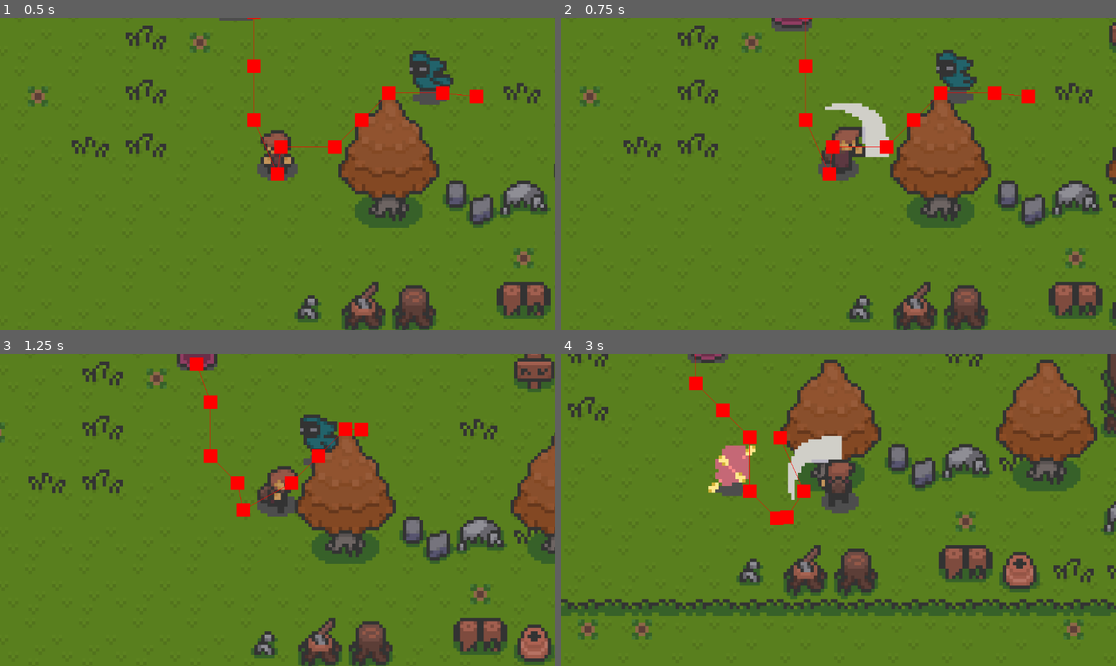
Above: before the commit, frames 1-4 (two rows, left to right).
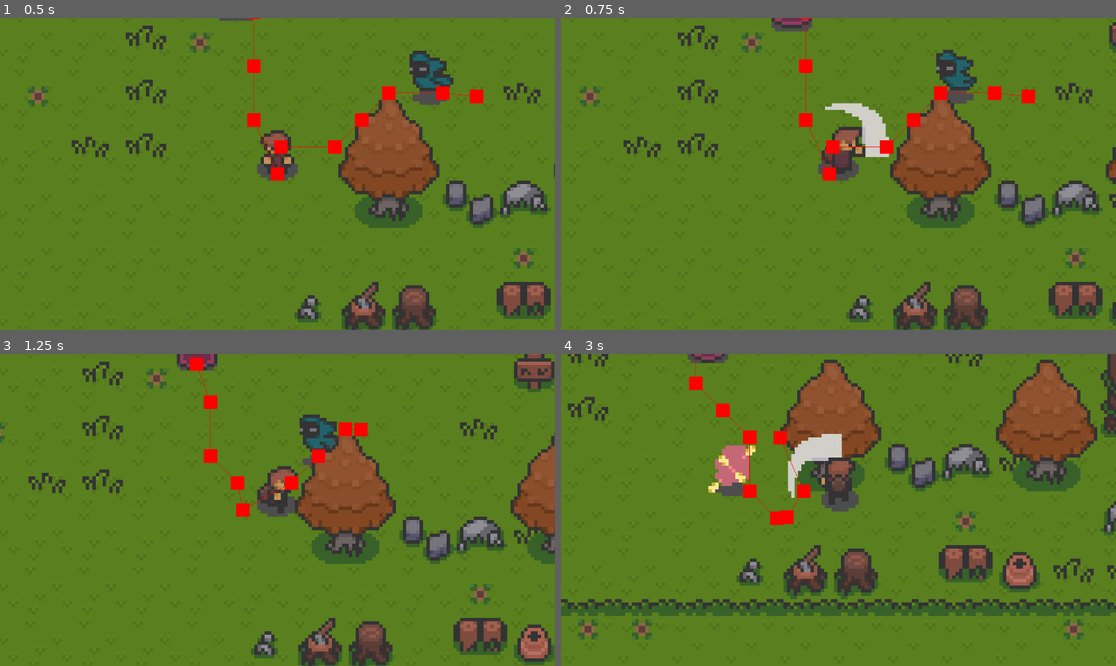
Above: after the commit, the same moments.

Repository: lilmax6969/small-seed_island-gd
Game: Godot game, scene res://scenes/test.tscn
Same seed, same stepped clock (60 frames per second), same inputs: the game is played once before the commit and once after it. After the commit the project has no main scene; this scene is started directly in both runs.
Inputs:
- Up to frame 1 (0.5 s): no input
- Up to frame 2 (0.75 s): hold Right (right) from 0.53 s (still down); tap Space (attack) at 0.6 s
- Up to frame 3 (1.25 s): keep holding Right (right)
- Up to frame 4 (3 s): release Right (right) at 1.28 s; hold Down (down) 1.28-2.03 s; tap Space (attack) at 1.35, 2.1, 2.85 s; hold Right (right) 2.03-2.78 s; hold Up (up) from 2.78 s (still down)

Frame 1 is identical in both runs. In frame 2, less than 0.1% of the frame differs, in the area x 43-49%, y 0-48%; in frame 3, 0.1%; in frame 4, 0.4%, in the area x 40-54%, y 25-52%.

Commit message:
Merge successfully

Diff:
--- a/project.godot
+++ b/project.godot
@@ -10,10 +10,7 @@
 
 [application]
 
-config/name="small-seed_island-gd"
-run/main_scene="res://scenes/test.tscn"
-config/features=PackedStringArray("4.3", "Forward Plus")
-config/icon="res://assets/icon.svg"
+config/features=PackedStringArray("4.3")
 
 [autoload]
 
@@ -21,42 +18,37 @@
 
 [input]
 
-up={
+attack={
 "deadzone": 0.5,
-"events": [Object(InputEventKey,"resource_local_to_scene":fa …(140 unchanged characters)… d":false,"keycode":0,"physical_keycode":87,"key_label":0,"unicode":119,"location":0,"echo":false,"script":null)
-, Object(InputEventKey,"resource_local_to_scene":false,"resource_name":"","device":-1,"window_id":0,"alt_pressed":false,"shift_pressed":false,"ctrl_pressed":false,"meta_pressed":false,"pressed":false,"keycode":0,"physical_keycode":4194320,"key_label":0,"unicode":0,"location":0,"echo":false,"script":null)
+"events": [Object(InputEventKey,"resource_local_to_scene":fa …(140 unchanged characters)… d":false,"keycode":0,"physical_keycode":32,"key_label":0,"unicode":32,"location":0,"echo":false,"script":null)
+, Object(InputEventMouseButton,"resource_local_to_scene":false,"resource_name":"","device":-1,"window_id":0,"alt_pressed":false,"shift_pressed":false,"ctrl_pressed":false,"meta_pressed":false,"button_mask":0,"position":Vector2(0, 0),"global_position":Vector2(0, 0),"factor":1.0,"button_index":1,"canceled":false,"pressed":false,"double_click":false,"script":null)
+]
+}
+left={
+"deadzone": 0.5,
+"events": [Object(InputEventKey,"resource_local_to_scene":false,"resource_name":"","device":-1,"window_id":0,"alt_pressed":false,"shift_pressed":false,"ctrl_pressed":false,"meta_pressed":false,"pressed":false,"keycode":0,"physical_keycode":4194319,"key_label":0,"unicode":0,"location":0,"echo":false,"script":null)
+, Object(InputEventKey,"resource_local_to_scene":false,"resource_name":"","device":-1,"window_id":0,"alt_pressed":false,"shift_pressed":false,"ctrl_pressed":false,"meta_pressed":false,"pressed":false,"keycode":0,"physical_keycode":65,"key_label":0,"unicode":97,"location":0,"echo":false,"script":null)
+]
+}
+right={
+"deadzone": 0.5,
+"events": [Object(InputEventKey,"resource_local_to_scene":false,"resource_name":"","device":-1,"window_id":0,"alt_pressed":false,"shift_pressed":false,"ctrl_pressed":false,"meta_pressed":false,"pressed":false,"keycode":0,"physical_keycode":4194321,"key_label":0,"unicode":0,"location":0,"echo":false,"script":null)
+, Object(InputEventKey,"resource_local_to_scene":false,"resource_name":"","device":-1,"window_id":0,"alt_pressed":false,"shift_pressed":false,"ctrl_pressed":false,"meta_pressed":false,"pressed":false,"keycode":0,"physical_keycode":68,"key_label":0,"unicode":100,"location":0,"echo":false,"script":null)
 ]
 }
 down={
 "deadzone": 0.5,
-"events": [Object(InputEventKey,"resource_local_to_scene":fa …(140 unchanged characters)… d":false,"keycode":0,"physical_keycode":83,"key_label":0,"unicode":115,"location":0,"echo":false,"script":null)
-, Object(InputEventKey,"resource_local_to_scene":false,"reso …(131 unchanged characters)… d":false,"keycode":0,"physical_keycode":4194322,"key_label":0,"unicode":0,"location":0,"echo":false,"script":null)
+"events": [Object(InputEventKey,"resource_local_to_scene":fa …(140 unchanged characters)… d":false,"keycode":0,"physical_keycode":4194322,"key_label":0,"unicode":0,"location":0,"echo":false,"script":null)
+, Object(InputEventKey,"resource_local_to_scene":false,"reso …(131 unchanged characters)… d":false,"keycode":0,"physical_keycode":83,"key_label":0,"unicode":115,"location":0,"echo":false,"script":null)
 ]
 }
-left={
+up={
 "deadzone": 0.5,
-"events": [Object(InputEventKey,"resource_local_to_scene":fa …(140 unchanged characters)… d":false,"keycode":0,"physical_keycode":65,"key_label":0,"unicode":97,"location":0,"echo":false,"script":null)
-, Object(InputEventKey,"resource_local_to_scene":false,"reso …(131 unchanged characters)… d":false,"keycode":0,"physical_keycode":4194319,"key_label":0,"unicode":0,"location":0,"echo":false,"script":null)
+"events": [Object(InputEventKey,"resource_local_to_scene":fa …(140 unchanged characters)… d":false,"keycode":0,"physical_keycode":4194320,"key_label":0,"unicode":0,"location":0,"echo":false,"script":null)
+, Object(InputEventKey,"resource_local_to_scene":false,"reso …(131 unchanged characters)… d":false,"keycode":0,"physical_keycode":87,"key_label":0,"unicode":119,"location":0,"echo":false,"script":null)
 ]
 }
-right={
-"deadzone": 0.5,
-"events": [Object(InputEventKey,"resource_local_to_scene":false,"resource_name":"","device":-1,"window_id":0,"alt_pressed":false,"shift_pressed":false,"ctrl_pressed":false,"meta_pressed":false,"pressed":false,"keycode":0,"physical_keycode":68,"key_label":0,"unicode":100,"location":0,"echo":false,"script":null)
-, Object(InputEventKey,"resource_local_to_scene":false,"resource_name":"","device":-1,"window_id":0,"alt_pressed":false,"shift_pressed":false,"ctrl_pressed":false,"meta_pressed":false,"pressed":false,"keycode":0,"physical_keycode":4194321,"key_label":0,"unicode":0,"location":0,"echo":false,"script":null)
-]
-}
-attack={
-"deadzone": 0.5,
-"events": [Object(InputEventMouseButton,"resource_local_to_scene":false,"resource_name":"","device":-1,"window_id":0,"alt_pressed":false,"shift_pressed":false,"ctrl_pressed":false,"meta_pressed":false,"button_mask":1,"position":Vector2(52, 16),"global_position":Vector2(61, 62),"factor":1.0,"button_index":1,"canceled":false,"pressed":true,"double_click":false,"script":null)
-, Object(InputEventKey,"resource_local_to_scene":false,"resource_name":"","device":-1,"window_id":0,"alt_pressed":false,"shift_pressed":false,"ctrl_pressed":false,"meta_pressed":false,"pressed":false,"keycode":0,"physical_keycode":32,"key_label":0,"unicode":32,"location":0,"echo":false,"script":null)
-]
-}
-
-[physics]
-
-2d/per_pixel_transparency/allowed=true
 
 [rendering]
 
 textures/canvas_textures/default_texture_filter=0
-2d/snap/snap_2d_transforms_to_pixel=true
